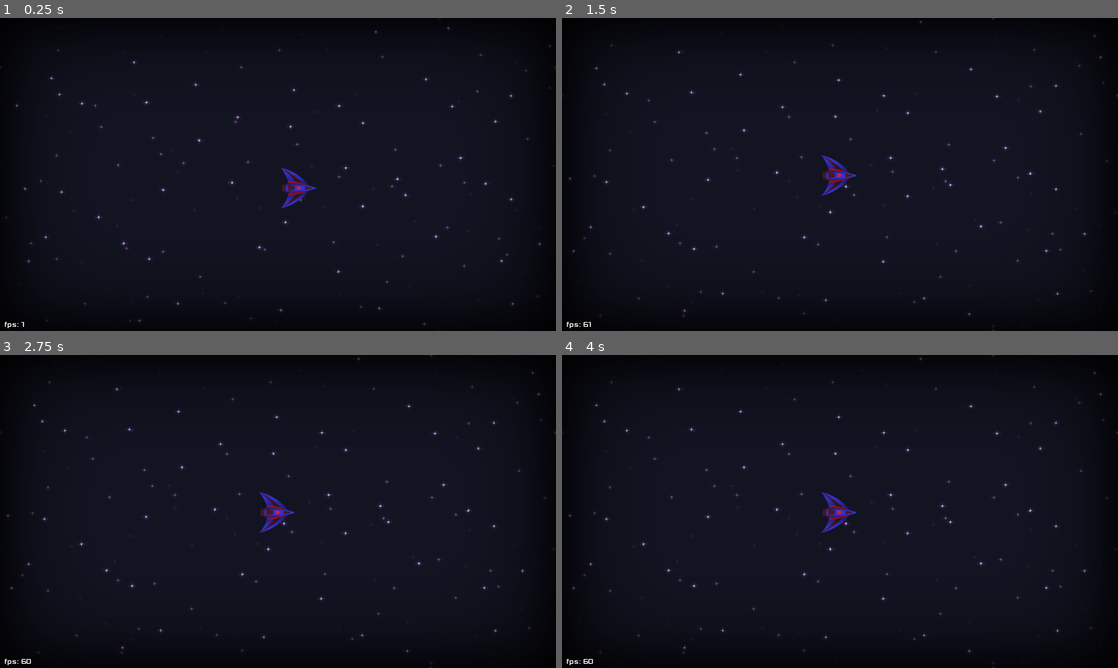
Above: before the commit, frames 1-4 (two rows, left to right).
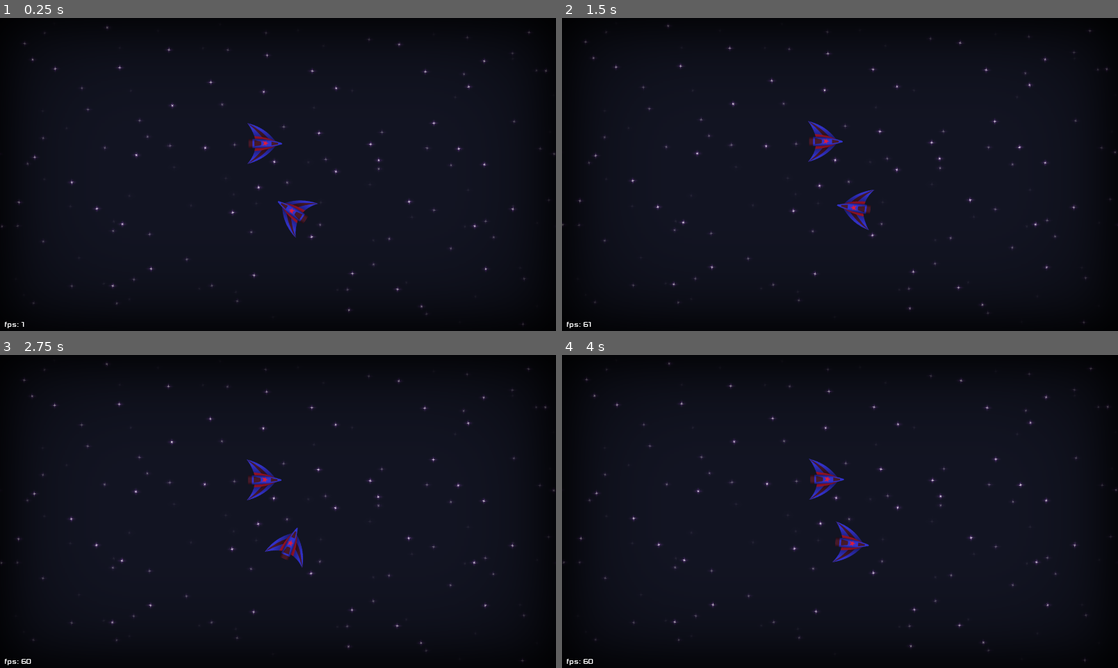
Above: after the commit, the same moments.

Repository: Najim-SD/Moon-Guardian
Game: Godot game, scene res://Scenes/Level.tscn
Same seed, same stepped clock (60 frames per second), same inputs: the game is played once before the commit and once after it.
Inputs (mouse positions are in pixels of both pictures, inside the frame that each line leads up to):
- Up to frame 1 (0.25 s): no input
- Up to frame 2 (1.5 s): move the mouse to (962, 158) at 0.52 s; click (962, 158) at 0.6 s; move the mouse to (728, 190) at 1.27 s; click (728, 190) at 1.35 s
- Up to frame 3 (2.75 s): move the mouse to (333, 442) at 2.02 s; click (333, 442) at 2.1 s
- Up to frame 4 (4 s): move the mouse to (812, 574) at 2.77 s; click (812, 574) at 2.85 s; tap Enter at 3.5 s; move the mouse to (1006, 558) at 3.52 s; click (1006, 558) at 3.6 s

The runs differ from the first frame. In frame 1, 2.0% of the frame differs, in the area x 0-100%, y 2-99%; in frame 2, 2.0%, in the area x 0-100%, y 0-100%; in frame 3, 2.0%; in frame 4, 2.0%.

Commit message:
Camera Tracking of multiple ships (zooming breaks parallax tho...)

Diff:
--- a/Scenes/Level.tscn
+++ b/Scenes/Level.tscn
@@ -11,10 +11,15 @@
 [node name="Spaceship" parent="." instance=ExtResource( 1 )]
 position = Vector2( 633.525, 371.621 )
 
+[node name="Spaceship2" parent="." instance=ExtResource( 1 )]
+position = Vector2( 692.259, 525.599 )
+useJoyStick = false
+controlDevice = 1
+
 [node name="MultiCam" parent="." instance=ExtResource( 2 )]
 smoothing_speed = 10.0
 drag_margin_left = 0.0
 drag_margin_top = 0.0
 drag_margin_right = 0.0
 drag_margin_bottom = 0.0
-targets = [ "Spaceship" ]
+targets = [ "Spaceship", "Spaceship2" ]
--- a/Scenes/MultiCam.tscn
+++ b/Scenes/MultiCam.tscn
@@ -5,6 +5,7 @@
 [ext_resource path="res://Scenes/FPS_Label.tscn" type="PackedScene" id=3]
 
 [node name="MultiCam" type="Camera2D"]
+position = Vector2( 640, 360 )
 current = true
 drag_margin_h_enabled = true
 drag_margin_v_enabled = true
@@ -13,8 +14,7 @@
 drag_margin_top = 0.1
 script = ExtResource( 1 )
 __meta__ = {
-"_edit_group_": true,
-"_edit_lock_": true
+"_edit_group_": true
 }
 
 [node name="HUD" type="CanvasLayer" parent="."]
--- a/Scenes/Parallax.tscn
+++ b/Scenes/Parallax.tscn
@@ -3,13 +3,8 @@
 [ext_resource path="res://Art/BG/BG01.png" type="Texture" id=1]
 
 [node name="Parallax" type="Node2D"]
-__meta__ = {
-"_edit_lock_": true
-}
 
 [node name="ParallaxBackground" type="ParallaxBackground" parent="."]
-layer = -2
-scroll_ignore_camera_zoom = true
 
 [node name="BG" type="ParallaxLayer" parent="ParallaxBackground"]
 modulate = Color( 1, 1, 1, 0.0784314 )
@@ -21,27 +16,23 @@
 centered = false
 
 [node name="ParallaxBackground2" type="ParallaxBackground" parent="."]
-layer = -2
-scroll_ignore_camera_zoom = true
 
-[node name="BG" type="ParallaxLayer" parent="ParallaxBackground2"]
+[node name="BG2" type="ParallaxLayer" parent="ParallaxBackground2"]
+modulate = Color( 1, 1, 1, 0.792157 )
+motion_scale = Vector2( 0.8, 0.8 )
+motion_mirroring = Vector2( 1280, 720 )
+
+[node name="Stars" type="Sprite" parent="ParallaxBackground2/BG2"]
+texture = ExtResource( 1 )
+centered = false
+
+[node name="ParallaxBackground3" type="ParallaxBackground" parent="."]
+
+[node name="BG3" type="ParallaxLayer" parent="ParallaxBackground3"]
 modulate = Color( 1, 1, 1, 0.352941 )
 motion_scale = Vector2( 0.4, 0.4 )
 motion_mirroring = Vector2( 1280, 720 )
 
-[node name="Stars" type="Sprite" parent="ParallaxBackground2/BG"]
+[node name="Stars" type="Sprite" parent="ParallaxBackground3/BG3"]
 texture = ExtResource( 1 )
 centered = false
-
-[node name="ParallaxBackground3" type="ParallaxBackground" parent="."]
-layer = -2
-scroll_ignore_camera_zoom = true
-
-[node name="BG" type="ParallaxLayer" parent="ParallaxBackground3"]
-modulate = Color( 1, 1, 1, 0.792157 )
-motion_scale = Vector2( 0.8, 0.8 )
-motion_mirroring = Vector2( 1280, 720 )
-
-[node name="Stars" type="Sprite" parent="ParallaxBackground3/BG"]
-texture = ExtResource( 1 )
-centered = false
--- /dev/null
+++ b/Scenes/ParallaxBackground.gd
@@ -0,0 +1,15 @@
+extends ParallaxBackground
+
+
+func _ready():
+	pass
+
+func _process(delta):
+	var scale = get_viewport().get_canvas_transform().get_scale()
+	var rect = get_viewport_rect()
+	var cam = get_node("/root/Stage/Character/Player/MainCamera")
+	var transform = cam.get_camera_screen_center() + rect.size / scale / 2 - rect.size / 2
+
+	for p_node in get_children():
+		var transform_pos = -transform * (p_node.get_motion_scale() - Vector2(1, 1))
+		p_node.set_pos(transform_pos)
--- a/Scenes/Spaceship.tscn
+++ b/Scenes/Spaceship.tscn
@@ -30,15 +30,15 @@
 script = ExtResource( 2 )
 
 [node name="JetFlame" type="AnimatedSprite" parent="."]
-position = Vector2( -76.0615, -0.629967 )
+position = Vector2( -76.3765, -1.57491 )
 rotation = 1.5708
 frames = SubResource( 1 )
 animation = "JetFlame"
-frame = 12
+frame = 1
 playing = true
 
 [node name="Spaceship" type="Sprite" parent="."]
-position = Vector2( -2.62255, 2.24747 )
+position = Vector2( -2.4739, 0.0177069 )
 rotation = 1.5708
 texture = ExtResource( 1 )
 
--- a/Scripts/Camera2D.gd
+++ b/Scripts/Camera2D.gd
@@ -13,6 +13,8 @@
 	var pos:Vector2 = get_parent().find_node(targets[0]).position
 	var maxX = pos.x
 	var minX = pos.x
+	var maxY = pos.y
+	var minY = pos.y
 	for t in targets:
 		pos.x += get_parent().find_node(t).position.x
 		pos.x /= 2
@@ -21,10 +23,20 @@
 
 		if get_parent().find_node(t).position.x > maxX : maxX = get_parent().find_node(t).position.x
 		if get_parent().find_node(t).position.x < minX : minX = get_parent().find_node(t).position.x
+		if get_parent().find_node(t).position.y > maxY : maxY = get_parent().find_node(t).position.y
+		if get_parent().find_node(t).position.y < minY : minY = get_parent().find_node(t).position.y
 	position = pos
-	var pad = 500
-	var wid = maxX - minX + pad
-	if wid > 1280 * zoom.x or (wid < 1280 * zoom.x and wid > 1280):
-		zoom.x = wid / 1280
-		zoom.y = zoom.x
+	var hPad = 500
+	var vPad = 300
+	var wid = maxX - minX + hPad
+	var height = maxY - minY + vPad
+	var factor1 = zoom.x; var factor2 = zoom.y
+
+	factor1 = wid / 1280
+	factor2 = height / 720
+	var f = max(factor1, factor2)
+	if f < 1 : f = 1
+
+	zoom.x = f
+	zoom.y = f
 	pass
--- /dev/null
+++ b/Scripts/Parallax.gd
@@ -0,0 +1,15 @@
+extends Node2D
+export (NodePath) var camPath
+
+func _ready():
+	pass
+
+func _physics_process(delta):
+	var scale = get_viewport().get_canvas_transform().get_scale()
+	var rect = get_viewport_rect()
+	var cam = get_node(camPath)
+	var transform = cam.get_camera_screen_center() + rect.size / scale / 2 - rect.size / 2
+
+	for p_node in get_children():
+		var transform_pos = -transform * (p_node.get_motion_scale() - Vector2(1, 1))
+		p_node.position = transform_pos
--- a/Scripts/Spaceship.gd
+++ b/Scripts/Spaceship.gd
@@ -27,9 +27,9 @@
 		direction = (get_global_mouse_position() - global_position).normalized()
 		look_at(get_global_mouse_position())
 	else:
-		var nd = Vector2(Input.get_joy_axis(0, 0), Input.get_joy_axis(0, 1))
+		var nd = Vector2(Input.get_joy_axis(controlDevice, 0), Input.get_joy_axis(controlDevice, 1))
 		if(nd.length() > 0.3):
-			direction = vectorLerp(direction, nd, 0.1)
+			direction = vectorLerp(direction, nd, 0.2)
 			rotation = direction.angle()
 
 	if isPressed("move"):
